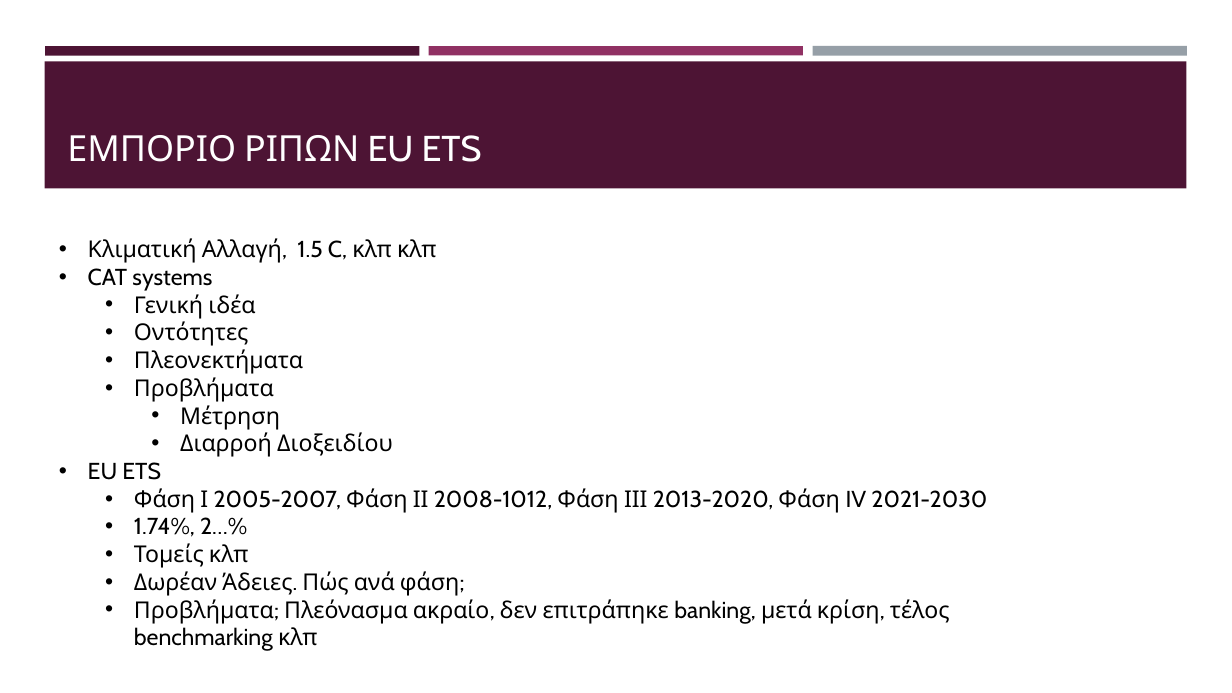
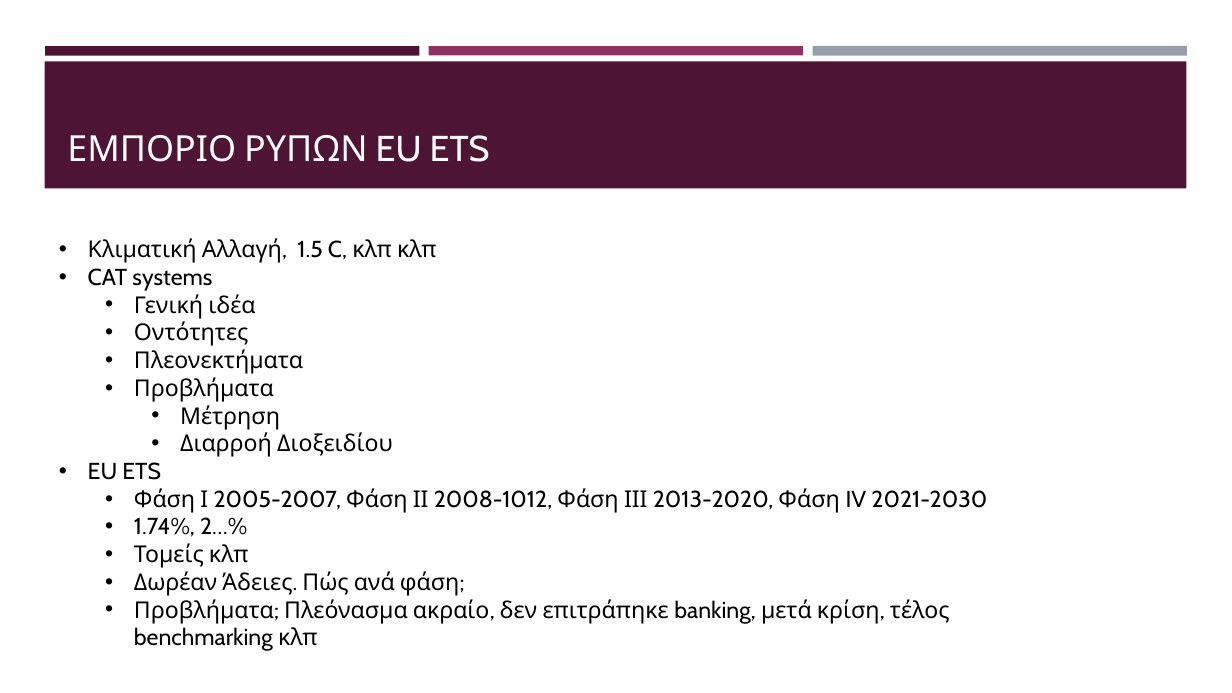
Before and after one commit to kwpap/Diplomatiki_kwpap_step_1, a slide deck: slide 3 of Thesis/Παρουσίαση.pptx. Drawn at 1232x693 pixels with LibreOffice and Linux fonts; fonts in the diff are those of the drawing. Boxes give left, top, right and bottom in pixels: in the first picture for what was removed or moved away, otherwise in the second. Text is boxed around its words. In the diff, an @@ line names an element or a change of style, - is before the commit and + after.

```diff
--- a/Thesis/Παρουσίαση.pptx
+++ b/Thesis/Παρουσίαση.pptx
@@ title at (67, 135, 490, 162): text changed @@
-ΕΜΠΟΡΙΟ ΡΙΠΩΝ EU ETS
+ΕΜΠΟΡΙΟ ΡΥΠΩΝ EU ETS
```
Also in this commit, not shown: 2 other slides changed, 18 slides added, 1 other file.
